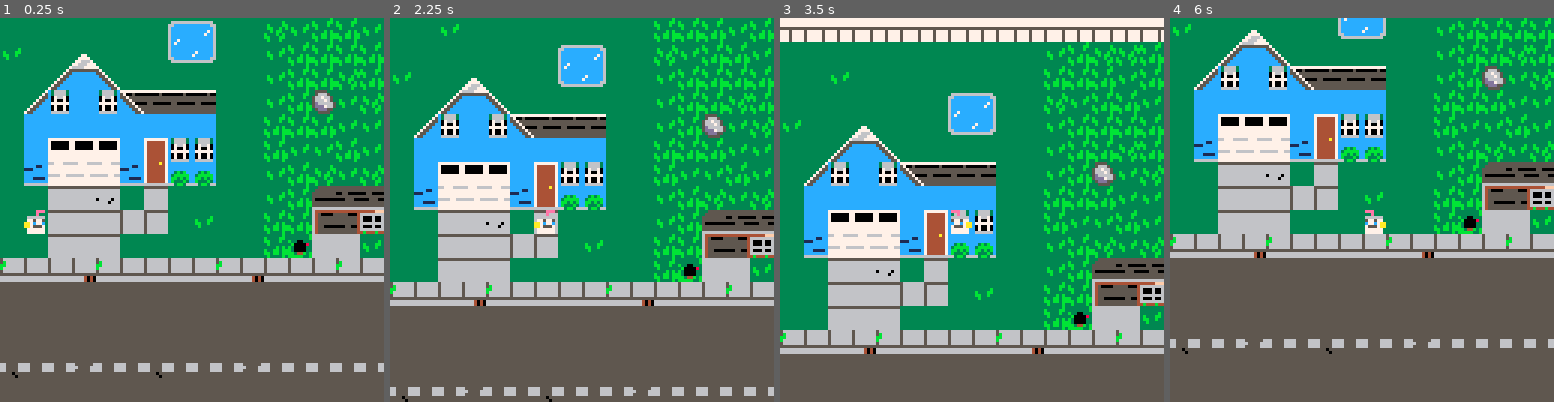
Above: before the commit, frames 1-4 (left to right).
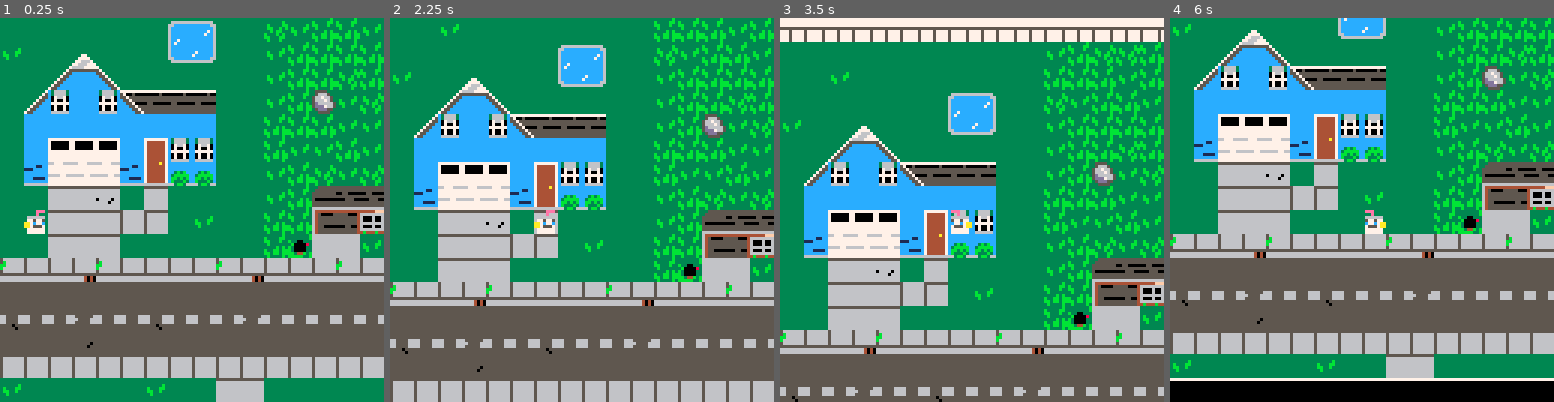
Above: after the commit, the same moments.

Repository: WyattAlexander-001/Pico-8-Repo
Game: PICO-8 cartridge aqua_teen_rpg.p8
Same seed, same stepped clock (60 frames per second), same inputs: the game is played once before the commit and once after it.
Inputs:
- Up to frame 1 (0.25 s): no input
- Up to frame 2 (2.25 s): tap O (Z key) at 0.7, 1.7, 2.1 s; hold Right 1.6-2.1 s; hold Up from 2.15 s (still down)
- Up to frame 3 (3.5 s): release Up at 2.42 s; hold Right 2.47-3.03 s; tap O (Z key) at 2.5, 2.9, 3.3 s; hold Left from 3.08 s (still down)
- Up to frame 4 (6 s): release Left at 3.58 s; hold Down 3.63-3.97 s; tap O (Z key) every 0.4 s from 3.7 to 5.7 s; hold Right 4.02-4.68 s; hold Up 4.73-5.03 s; hold Left 5.08-5.68 s; hold Down from 5.73 s (still down)

The runs differ from the first frame. In frame 1, 12% of the frame differs, in the area x 0-100%, y 77-100%; in frame 2, 5.4%; in frame 3, 1.2%; in frame 4, 18%, in the area x 0-100%, y 71-100%.

Commit message:
some minor changes

Diff:
--- a/aqua_teen_rpg.p8
+++ b/aqua_teen_rpg.p8
@@ -309,92 +309,27 @@
 
 
 
-…(64 lines of a section not shown)…
 __map__
-557b55557b7a7b7a5555555555557a5555555555550000000000000000000000000000000000000000000000000000000000000000000000000000000000000000000000000000000000000000000000000000000000000000000000000000000000000000000000000000000000000000000000000000007d7d7d7d7d7d7d7d
-557a555555555555555555555555557a555555557b0000007c7c7c7c007e4e7e7e7e5f6f6f00000000000000000000000000000000000000000000000000000000000000000000000000000000000000000000000000000000000000000000000000000000000000000000000000000000000000000000007d7d7d7d7d7d7d7d
-5b5a5b5a5b5a5b5a5b5a5b5a5b5a5b5a5b5a5b5a5b0000006d5d4d7c007d7d7d7d7d7d6e5e0000000000000000000000000000000000000000000000000000000000000000000000000000000000000000000000000000000000000000000000000000000000000000000000000000000000000000000000000000007d000000
-6b6a6b6a6b6a6b6a6b6a6b6a6b6a6b6a6b6a6b6a6b0000006d5d7c7c007d7d7d7d7d7d7d7d00000000000000000000000000000000000000000000000000000000000000000000000000000000000000000000000000000000000000000000000000000000000000000000000000000000000000000000000000000000000000
-1010101010101010101010111314141313141113130000007c7c7c7c000000007f7f00000000000000000000000000000000000000000000000000000000000000000000000000000000000000000000000000000000000000000000000000000000000000000000000000000000000000000000000000000000000000000000
-1010111010101010101010131313111311131311110000007f7f000000000000000000000000000000000000000000000000000000000000000000000000000000000000000000000000000000000000000000000000000000000000000000000000000000000000000000000000000000000000000000000000000000000000
-1010101010101068691010141113131111141414130000000000000000000000000000000000000000000000000000000000000000000000000000000000000000000000000000000000000000000000000000000000000000000000000000000000000000000000000000000000000000000000000000000000000000000000
-1110107710101078791010111313131311131112130000000000000000000000000000000000000000000000000000000000000000000000000000000000000000000000000000000000000000000000000000000000000000000000000000000000000000000000000000000000000000000000000000000000000000000000
-1010657666101010101010111313141313131313110000000000000000000000000000000000000000000000000000000000000000000000000000000000000000000000000000000000000000000000000000000000000000000000000000000000000000000000000000000000000000000000000000000000000000000000
-1065525552677575751010111312111413111313130000000000000000000000000000000000000000000000000000000000000000000000000000000000000000000000000000000000000000000000000000000000000000000000000000000000000000000000000000000000000000000000000000000000000000000000
-1055555555555555551010131313111113111213110000000000000000000000000000000000000000000000000000000000000000000000000000000000000000000000000000000000000000000000000000000000000000000000000000000000000000000000000000000000000000000000000000000000000000000000
-1055535353555452521010131111131113131311130000000000000000000000000000000000000000000000000000000000000000000000000000000000000000000000000000000000000000000000000000000000000000000000000000000000000000000000000000000000000000000000000000000000000000000000
-1056737373566457571010111314111414111314130000000000000000000000000000000000000000000000000000000000000000000000000000000000000000000000000000000000000000000000000000000000000000000000000000000000000000000000000000000000000000000000000000000000000000000000
-101051516110511010101011135c6c6c6c6c4c13130000000000000000000000000000000000000000000000000000000000000000000000000000000000000000000000000000000000000000000000000000000000000000000000000000000000000000000000000000000000000000000000000000000000000000000000
-10105151516070101110101313584b4a744a4913130000000000000000000000000000000000000000000000000000000000000000000000000000000000000000000000000000000000000000000000000000000000000000000000000000000000000000000000000000000000000000000000000000000000000000000000
-1010515151101010101010137162621159111313110000000000000000000000000000000000000000000000000000000000000000000000000000000000000000000000000000000000000000000000000000000000000000000000000000000000000000000000000000000000000000000000000000000000000000000000
-5040404150404040405041404040504040415040400000000000000000000000000000000000000000000000000000000000000000000000000000000000000000000000000000000000000000000000000000000000000000000000000000000000000000000000000000000000000000000000000000000000000000000000
-4242424242424242424242424242424242424242420000000000000000000000000000000000000000000000000000000000000000000000000000000000000000000000000000000000000000000000000000000000000000000000000000000000000000000000000000000000000000000000000000000000000000000000
-4242424242424242424242424242424242424242420000000000000000000000000000000000000000000000000000000000000000000000000000000000000000000000000000000000000000000000000000000000000000000000000000000000000000000000000000000000000000000000000000000000000000002223
-4242424242424242424242424242424242424242420000000000000000000000000000000000000000000000000000000000000000000000000000000000000000000000000000000000000000000000000000000000000000000000000000000000000000000000000000000000000000000000000000000000000000003233
-4544444744444544444447444444444444464444440000000000000000000000000000000000000000000000000000000000000000000000000000000000000000000000000000000000000000000000000000000000000000000000000000000000000000000000000000000000000000000000000000000000000000000000
-4242424242424242424242424242424242424242420000000000000000000000000000000000000000000000000000000000000000000000000000000000000000000000000000000000000000000000000000000000000000000000000000000000000000000000000000000000000000000000000000000000000000000000
-4242424242424242424242424242424242424242420000000000000000000000000000000000000000000000000000000000000000000000000000000000000000000000000000000000000000000000000000000000000000000000000000000000000000000000000000000000000000000000000000000000000000000000
-4242424342424242424242424242424242424242420000000000000000000000000000000000000000000000000000000000000000000000000000000000000000000000000000000000000000000000000000000000000000000000000000000000000000000000000000000000000000000000000000000000000000000000
+557b55557b7a7b7a5555555555557a5555555555557a7a7a7b55551d00000000000000002e2e2e2e000000000000002e2e2e2e2e2e2e2e00000000000000000000000000000000000000000000000000000000000000000000000000000000000000000000000000000000000000000000000000000000007d7d7d7d7d7d7d7d
+557a555555555555555555555555557a555555557b5555555555551d000000000000001f7c7c7c7c1d00000000001f7e4e7e7e7e5f6f6f1d000000000000000000000000000000000000000000000000000000000000000000000000000000000000000000000000000000000000000000000000000000007d7d7d7d7d7d7d7d
+5b5a5b5a5b5a5b5a5b5a5b5a5b5a5b5a5b5a5b5a5b5a5b5a5b5a5b1d000000000000001f6d5d4d7c1d00000000001f7d7d7d7d7d7d6e5e1d00000000000000000000000000000000000000000000000000000000000000000000000000000000000000000000000000000000000000000000000000000000000000007d000000
+6b6a6b6a6b6a6b6a6b6a6b6a6b6a6b6a6b6a6b6a6b6a6b6a6b6a6b1d000000000000001f6d5d7c7c1d00000000001f7d7d7d7d7d7d7d7d1d000000000000000000000000000000000000000000000000000000000000000000000000000000000000000000000000000000000000000000000000000000000000000000000000
+1010101010101010101010111314141313141113131310101010101d000000000000001f7c7c7c7c1d0000000000000e0e0e7f7f0e0e0e00000000000000000000000000000000000000000000000000000000000000000000000000000000000000000000000000000000000000000000000000000000000000000000000000
+1010111010101010101010131313111311131311111410101010101d00000000000000007f7f0e0e00000000000000000000000000000000000000000000000000000000000000000000000000000000000000000000000000000000000000000000000000000000000000000000000000000000000000000000000000000000
+1010101010101068691010141113131111141414131410101010101d00000000000000000000000000000000000000000000000000000000000000000000000000000000000000000000000000000000000000000000000000000000000000000000000000000000000000000000000000000000000000000000000000000000
+1110107710101078791010111313131311131112131410101010101d00000000000000000000000000000000000000000000000000000000000000000000000000000000000000000000000000000000000000000000000000000000000000000000000000000000000000000000000000000000000000000000000000000000
+1010657666101010101010111313141313131313111110101010101d00000000000000000000000000000000000000000000000000000000000000000000000000000000000000000000000000000000000000000000000000000000000000000000000000000000000000000000000000000000000000000000000000000000
+1065525552677575751010111312111413111313131310101010101d00000000000000000000000000000000000000000000000000000000000000000000000000000000000000000000000000000000000000000000000000000000000000000000000000000000000000000000000000000000000000000000000000000000
+1055555555555555551010131313111113111213111110101010101d00000000000000000000000000000000000000000000000000000000000000000000000000000000000000000000000000000000000000000000000000000000000000000000000000000000000000000000000000000000000000000000000000000000
+1055535353555452521010131111131113131311131110101010101d00000000000000000000000000000000000000000000000000000000000000000000000000000000000000000000000000000000000000000000000000000000000000000000000000000000000000000000000000000000000000000000000000000000
+1056737373566457571010111314111414111314131410101010101d00000000000000000000000000000000000000000000000000000000000000000000000000000000000000000000000000000000000000000000000000000000000000000000000000000000000000000000000000000000000000000000000000000000
+101051516110511010101011135c6c6c6c6c4c13131310101010101d00000000000000000000000000000000000000000000000000000000000000000000000000000000000000000000000000000000000000000000000000000000000000000000000000000000000000000000000000000000000000000000000000000000
+10105151516070101110101313584b4a744a4913131310101010101d00000000000000000000000000000000000000000000000000000000000000000000000000000000000000000000000000000000000000000000000000000000000000000000000000000000000000000000000000000000000000000000000000000000
+1010515151101010101010137162621159111313111310101010101d00000000000000000000000000000000000000000000000000000000000000000000000000000000000000000000000000000000000000000000000000000000000000000000000000000000000000000000000000000000000000000000000000000000
+5040404150404040405041404040504040415040404040414040401d00000000000000000000000000000000000000000000000000000000000000000000000000000000000000000000000000000000000000000000000000000000000000000000000000000000000000000000000000000000000000000000000000000000
+4242424242424242424242424242424242424242424242424242421d00000000000000000000000000000000000000000000000000000000000000000000000000000000000000000000000000000000000000000000000000000000000000000000000000000000000000000000000000000000000000000000000000000000
+4544444744444544444447444444444444464444444444474445441d00000000000000000000000000000000000000000000000000000000000000000000000000000000000000000000000000000000000000000000000000000000000000000000000000000000000000000000000000000000000000000000000000002223
+4242424342424242424242424242424242424242424242424242421d00000000000000000000000000000000000000000000000000000000000000000000000000000000000000000000000000000000000000000000000000000000000000000000000000000000000000000000000000000000000000000000000000003233
+7070707070707070707070707070707070707070707070707070701d00000000000000000000000000000000000000000000000000000000000000000000000000000000000000000000000000000000000000000000000000000000000000000000000000000000000000000000000000000000000000000000000000000000
+1110101010101110105151101010101010101051511110101010511d00000000000000000000000000000000000000000000000000000000000000000000000000000000000000000000000000000000000000000000000000000000000000000000000000000000000000000000000000000000000000000000000000000000
+0e0e0e0e0e0e0e0e0e0e0e0e0e0e0e0e0e0e0e0e0e0e0e0e0e0e0e0000000000000000000000000000000000000000000000000000000000000000000000000000000000000000000000000000000000000000000000000000000000000000000000000000000000000000000000000000000000000000000000000000000000
Not shown, changed: 128 lines of the sprite sheet (__gfx__) section of aqua_teen_rpg.p8
